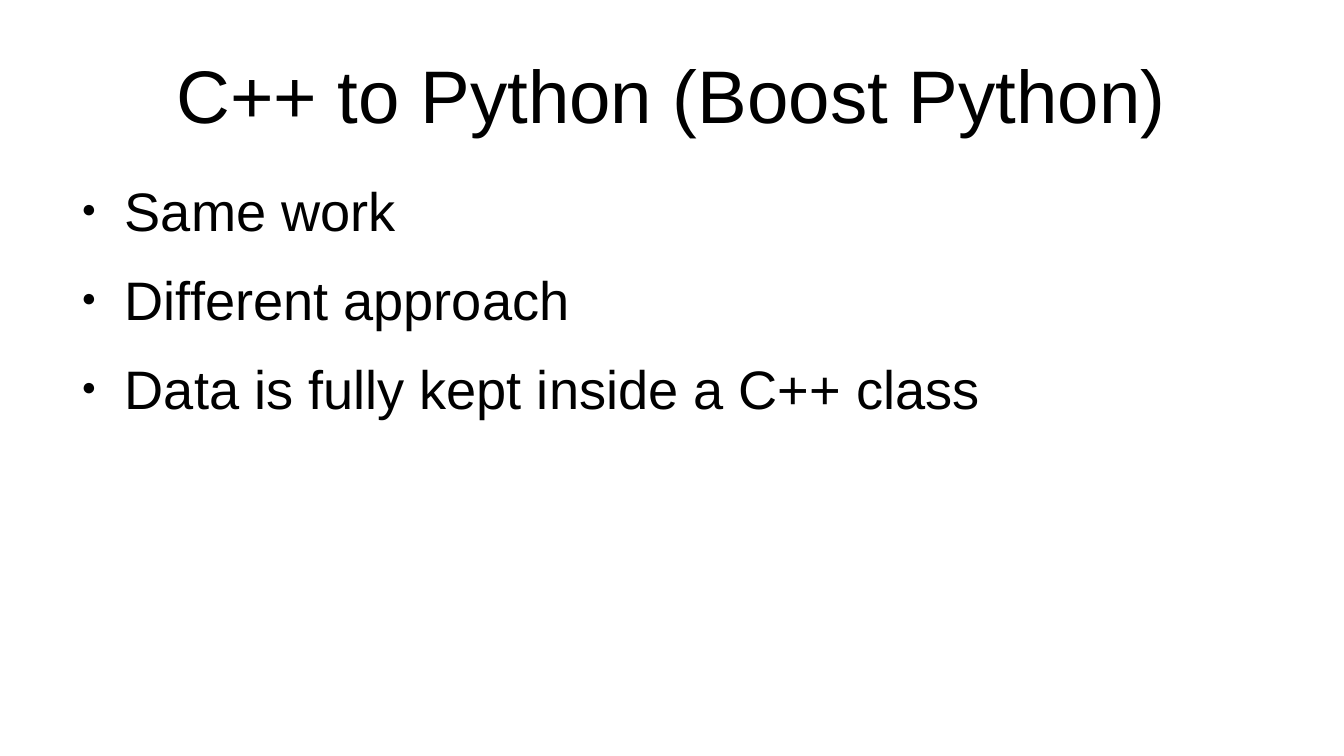
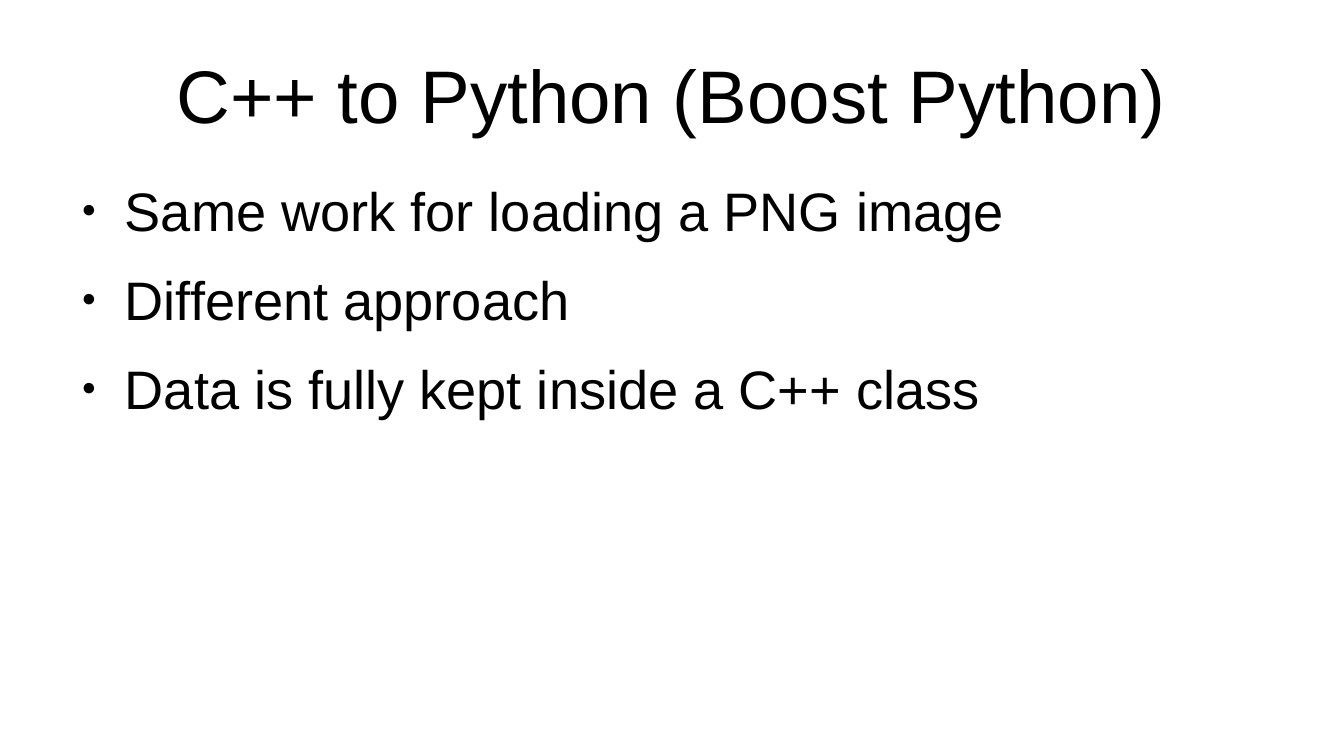
Before and after one commit to DTasev/cpptopy, a slide deck: slide 19 of SINE2020.odp. Drawn at 1344x756 pixels with LibreOffice and Linux fonts; fonts in the diff are those of the drawing. Boxes give left, top, right and bottom in pixels: in the first picture for what was removed or moved away, otherwise in the second. Text is boxed around its words. In the diff, an @@ line names an element or a change of style, - is before the commit and + after.

```diff
--- a/SINE2020.odp
+++ b/SINE2020.odp
@@ text at box(125, 191, 1004, 240): text changed @@
-● Same work
+● Same work for loading a PNG image
```
Also in this commit, not shown: 1 slide removed, 18 other files.
